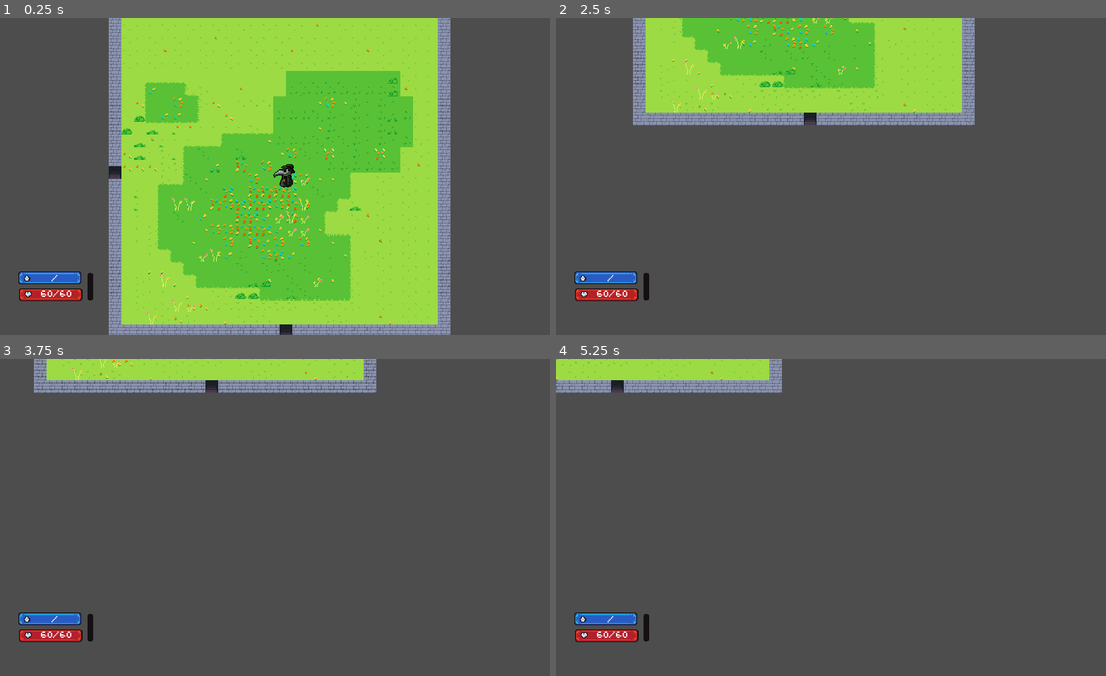
Above: before the commit, frames 1-4 (two rows, left to right).
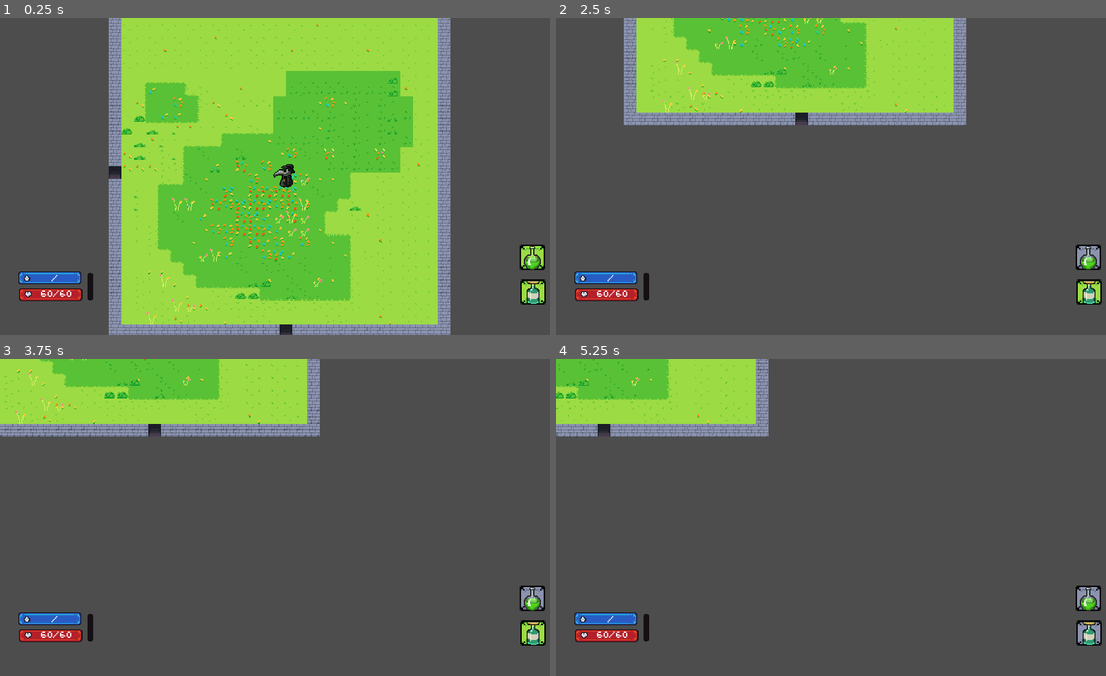
Above: after the commit, the same moments.

Repository: JohnHuber99/Black-Tower
Game: Godot game, scene res://Scenes/main.tscn
Same seed, same stepped clock (60 frames per second), same inputs: the game is played once before the commit and once after it.
Inputs (mouse positions are in pixels of both pictures, inside the frame that each line leads up to):
- Up to frame 1 (0.25 s): no input
- Up to frame 2 (2.5 s): move the mouse to (963, 160) at 0.52 s; hold D (right) 0.53-1.28 s; hold E (spell) 0.53-1.28 s; move the mouse to (726, 192) at 1.27 s; hold S (down) 1.28-2.03 s; click (726, 192) at 1.35 s; tap E (spell) at 1.55, 2.3 s; move the mouse to (897, 106) at 2.02 s; hold D (right) from 2.03 s (still down); hold K (down_camera) from 2.03 s (still down)
- Up to frame 3 (3.75 s): move the mouse to (253, 580) at 2.77 s; release D (right) at 2.78 s; release K (down_camera) at 2.78 s; hold W (up) 2.78-3.53 s; tap J (left_camera) at 2.85 s; tap E (spell) at 3.05 s; move the mouse to (451, 565) at 3.52 s; hold A (left) from 3.53 s (still down); hold L (right_camera) from 3.53 s (still down)
- Up to frame 4 (5.25 s): tap E (spell) at 3.8, 4.55 s; move the mouse to (671, 469) at 4.27 s; release L (right_camera) at 4.28 s; tap Mouse wheel down (scroll_down) at 4.35 s; move the mouse to (864, 517) at 5.02 s; release A (left) at 5.03 s; hold S (down) from 5.03 s (still down); hold E (spell) from 5.03 s (still down); tap Mouse wheel up (scroll_up) at 5.1 s

The runs differ from the first frame. In frame 1, 0.7% of the frame differs, in the area x 94-100%, y 71-91%; in frame 2, 5.4%; in frame 3, 15%, in the area x 0-100%, y 0-91%; in frame 4, 9.2%.

Commit message:
Cooldowns and spell UI

Diff:
--- a/Scenes/ui.tscn
+++ b/Scenes/ui.tscn
@@ -1,10 +1,52 @@
-[gd_scene load_steps=6 format=3 uid="uid://ooqf0bpcg3ow"]
+[gd_scene load_steps=12 format=3 uid="uid://ooqf0bpcg3ow"]
 
 [ext_resource type="Texture2D" uid="uid://b0krf7d1p6e8f" path="res://sprites/UI/bt-healthbar.png" id="1_1xnp1"]
 [ext_resource type="Script" path="res://Scripts/ui.gd" id="1_x1l0w"]
 [ext_resource type="FontFile" uid="uid://vx8hmoh8k8op" path="res://04B_03__.TTF" id="2_7uyga"]
 [ext_resource type="Texture2D" uid="uid://clmq08ii0j1x5" path="res://sprites/UI/bt-manabar.png" id="3_7ayfc"]
 [ext_resource type="Texture2D" uid="uid://5lrruy7gim1" path="res://sprites/UI/bt-expbar-bg.png" id="4_d46xy"]
+[ext_resource type="Texture2D" uid="uid://ct7gu865st60t" path="res://sprites/UI/bt-box2.png" id="6_m8fwl"]
+[ext_resource type="Texture2D" uid="uid://c4klvpboib01q" path="res://sprites/UI/bt-box1.png" id="7_g26kp"]
+[ext_resource type="Texture2D" uid="uid://d255s3nap3ax5" path="res://sprites/UI/Flask.png" id="8_7p0h2"]
+[ext_resource type="Texture2D" uid="uid://caixwiq1feb8v" path="res://sprites/UI/Smelling_Salts_Bottle.png" id="9_n0dls"]
+
+[sub_resource type="SpriteFrames" id="SpriteFrames_wdavg"]
+animations = [{
+"frames": [{
+"duration": 1.0,
+"texture": ExtResource("7_g26kp")
+}],
+"loop": false,
+"name": &"cooldown",
+"speed": 8.0
+}, {
+"frames": [{
+"duration": 1.0,
+"texture": ExtResource("6_m8fwl")
+}],
+"loop": false,
+"name": &"ready",
+"speed": 8.0
+}]
+
+[sub_resource type="SpriteFrames" id="SpriteFrames_sr5hu"]
+animations = [{
+"frames": [{
+"duration": 1.0,
+"texture": ExtResource("8_7p0h2")
+}],
+"loop": false,
+"name": &"grenade",
+"speed": 8.0
+}, {
+"frames": [{
+"duration": 1.0,
+"texture": ExtResource("9_n0dls")
+}],
+"loop": false,
+"name": &"smelling_salts",
+"speed": 8.0
+}]
 
 [node name="Ui" type="Node2D"]
 script = ExtResource("1_x1l0w")
@@ -42,3 +84,25 @@
 texture = ExtResource("4_d46xy")
 
 [node name="Camera2D" type="Camera2D" parent="."]
+
+[node name="SpellSlot0" type="AnimatedSprite2D" parent="."]
+position = Vector2(315, 102)
+scale = Vector2(2, 2)
+sprite_frames = SubResource("SpriteFrames_wdavg")
+animation = &"ready"
+
+[node name="Spell0" type="AnimatedSprite2D" parent="SpellSlot0"]
+scale = Vector2(0.5, 0.5)
+sprite_frames = SubResource("SpriteFrames_sr5hu")
+animation = &"grenade"
+
+[node name="SpellSlot1" type="AnimatedSprite2D" parent="."]
+position = Vector2(316, 146)
+scale = Vector2(2, 2)
+sprite_frames = SubResource("SpriteFrames_wdavg")
+animation = &"ready"
+
+[node name="Spell1" type="AnimatedSprite2D" parent="SpellSlot1"]
+scale = Vector2(0.5, 0.5)
+sprite_frames = SubResource("SpriteFrames_sr5hu")
+animation = &"smelling_salts"
--- a/Scripts/Player_Scripts/player.gd
+++ b/Scripts/Player_Scripts/player.gd
@@ -6,6 +6,7 @@
 @export var friction = 600
 @export var direction_change_accel = 2000
 @export var spells = ["grenade", "smelling_salts"]
+@export var spell_cooldowns = [7, 12] # spell cooldown is seconds
 @export var knife_damage = 10
 @export var boosted_knife_damage = 20
 @export var max_buff_duration = 10
@@ -25,6 +26,7 @@
 var can_turn = true
 var animating = false
 var current_spell_index = 0
+var can_cast = [true, true]
 
 var stats_boosted = false
 var buff_timer = 0
@@ -69,9 +71,11 @@
 		can_move = false
 
 		# Play casting animation based on spell
-		if (spells[current_spell_index] == "grenade"):
+		if (spells[current_spell_index] == "grenade" and can_cast[current_spell_index]):
+			cooldown_spell(current_spell_index)
 			await grenade_animation()
-		elif (spells[current_spell_index] == "smelling_salts"):
+		elif (spells[current_spell_index] == "smelling_salts" and can_cast[current_spell_index]):
+			cooldown_spell(current_spell_index)
 			await smelling_salts_animation()
 
 		# Casting animations finished
@@ -201,6 +205,8 @@
 func _ready():
 	z_index = 1
 	ui.set_health(health.MAX_HEALTH, health.MAX_HEALTH)
+	ui.set_spell_0(spells[0])
+	ui.set_spell_1(spells[1])
 
 func _launch():
 		if isThrowing: return
@@ -233,6 +239,13 @@
 func knockback(direction: Vector2, magnitude):
 	velocity = direction * magnitude
 
+func cooldown_spell(spell):
+	can_cast[spell] = false
+	ui.set_cooldown(spell)
+	await get_tree().create_timer(spell_cooldowns[spell]).timeout  # Wait for the set time
+	can_cast[spell] = true
+	ui.set_ready(spell)
+
 func _on_health_component_health_change(character_newHealth: Variant) -> void:
 	ui.set_health(character_newHealth, health.MAX_HEALTH)
 	can_move = false
--- a/Scripts/ui.gd
+++ b/Scripts/ui.gd
@@ -4,12 +4,36 @@
 
 @onready var health = $Health/Label
 @onready var mana = $Mana/Label
+@onready var slot0 = $SpellSlot0
+@onready var slot1 = $SpellSlot1
+@onready var spell0 = $SpellSlot0/Spell0
+@onready var spell1 = $SpellSlot1/Spell1
 
 func _ready() -> void:
 	z_index = z_layer
+	slot0.play("ready")
+	slot1.play("ready")
 
 func set_health(current, max):
 	health.text = str(current, "/", max)
 
 func set_mana(current, max):
 	mana.text = str(current, "/", max)
+
+func set_spell_0(spell):
+	spell0.play(spell)
+
+func set_spell_1(spell):
+	spell1.play(spell)
+
+func set_cooldown(slot):
+	if slot == 0:
+		slot0.play("cooldown")
+	if slot == 1:
+		slot1.play("cooldown")
+
+func set_ready(slot):
+	if slot == 0:
+		slot0.play("ready")
+	if slot == 1:
+		slot1.play("ready")
Binary file added: sprites/UI/Flask.png
Not shown, added: sprites/UI/Flask.png.import
Binary file added: sprites/UI/Smelling_Salts_Bottle.png
Not shown, added: sprites/UI/Smelling_Salts_Bottle.png.import
Binary file added: sprites/UI/bt-box1.png
Not shown, added: sprites/UI/bt-box1.png.import
Binary file added: sprites/UI/bt-box2.png
Not shown, added: sprites/UI/bt-box2.png.import
